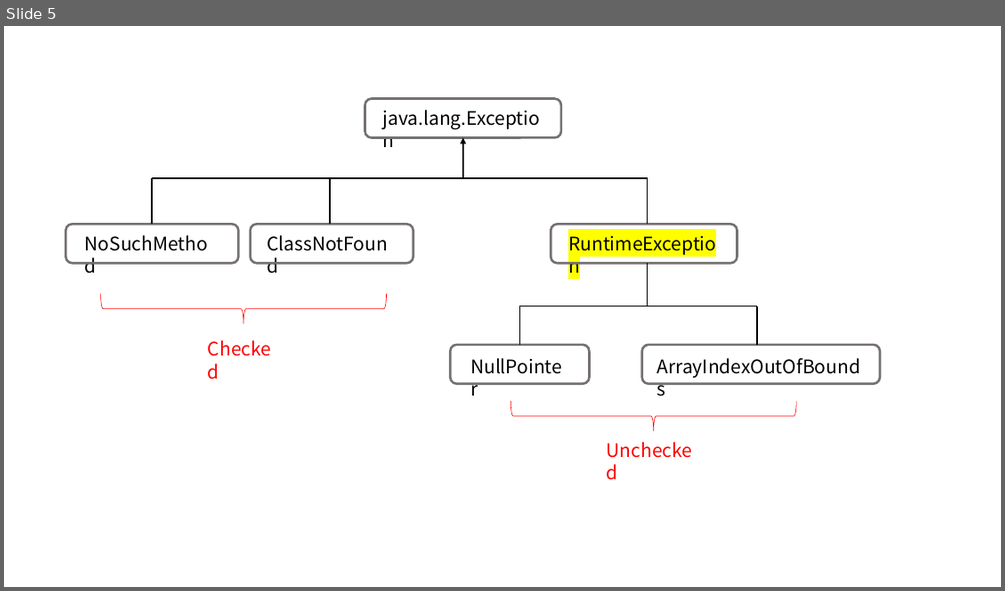
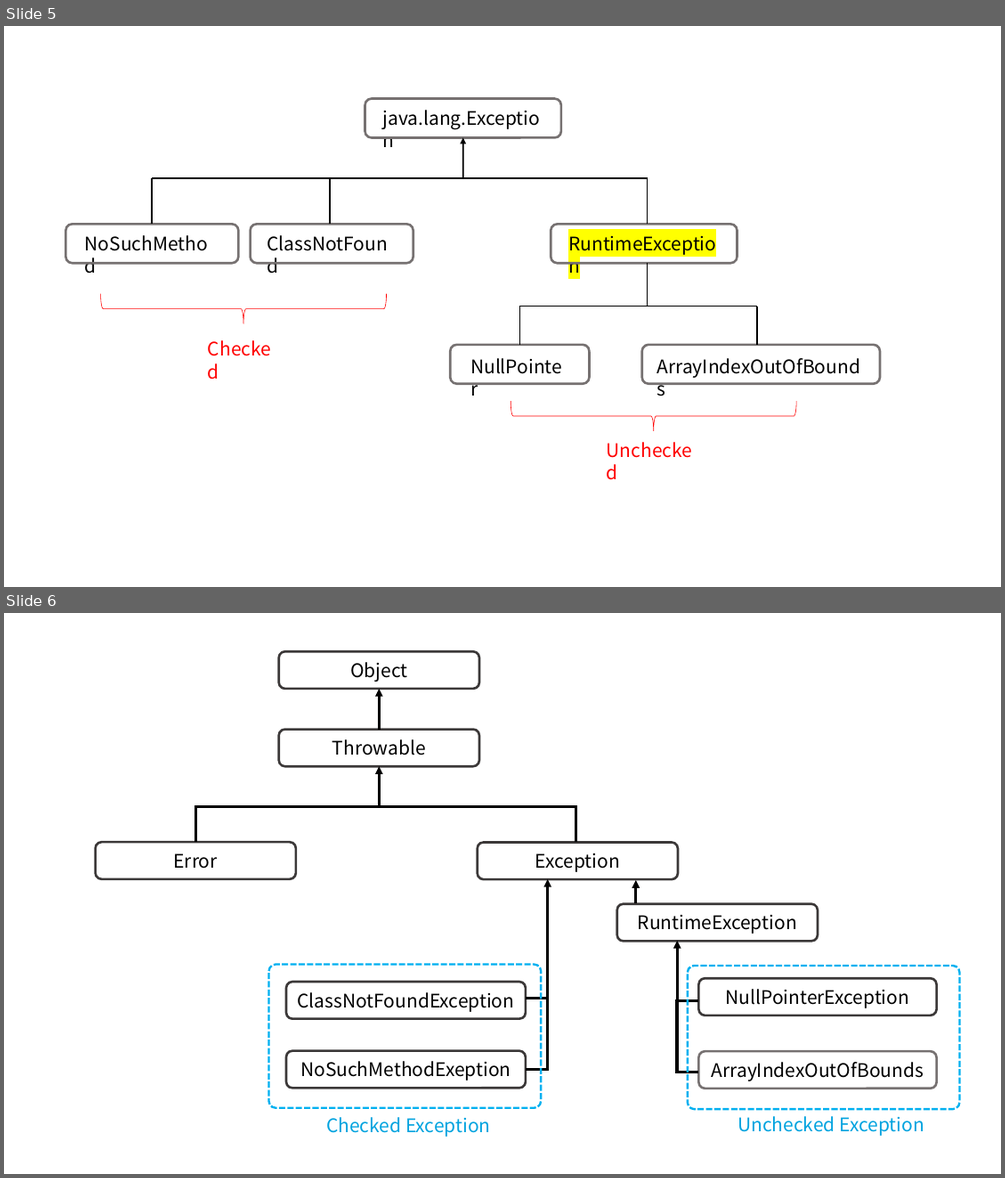
Before and after one commit to brave-people/brave-tech-interview, a slide deck: _raw/language.pptx. Shown one above the other, each under a label of ours: slide 5 before the commit, slides 5 and 6 after it. The pictures are 1005x591 and 1005x1178 pixels, drawn with LibreOffice and Linux fonts; fonts in the diff are those of the drawing. Boxes give left, top, right and bottom in pixels: in the first picture for what was removed or moved away, otherwise in the second. Text is boxed around its words. In the diff, an @@ line names an element or a change of style, - is before the commit and + after.

Commit message:
Fix conflict

```diff
--- a/_raw/language.pptx
+++ b/_raw/language.pptx
@@ slide 6 added at bbox=[4, 613, 1001, 1174], background #FFFFFF @@
@@ rounded rectangle added at bbox=[279, 652, 479, 690], outline #3B3838 2.25 pt, 18 pt, text #000000 @@
+Object
@@ arrow added from (380, 729) to (380, 689), #000000 2.5 pt @@
@@ rounded rectangle added at bbox=[279, 729, 479, 766], outline #3B3838 2.25 pt, 18 pt, text #000000 @@
+Throwable
@@ arrow added from (380, 807) to (380, 766), #000000 2.5 pt @@
@@ left bracket added at bbox=[195, 807, 576, 842], outline #000000 2.5 pt @@
@@ rounded rectangle added at bbox=[96, 842, 296, 879], outline #3B3838 2.25 pt, 18 pt, text #000000 @@
+Error
@@ rounded rectangle added at bbox=[477, 843, 678, 880], outline #3B3838 2.25 pt, 18 pt, text #000000 @@
+Exception
@@ arrow added from (548, 1070) to (548, 879), #000000 2.5 pt @@
@@ rounded rectangle added at bbox=[617, 904, 817, 941], outline #3B3838 2.25 pt, 18 pt, text #000000 @@
+RuntimeException
@@ arrow added from (636, 903) to (636, 880), #000000 2.5 pt @@
@@ arrow added from (677, 1073) to (677, 941), #000000 2.5 pt @@
@@ rounded rectangle added at bbox=[268, 965, 541, 1108], outline #00B0F0 2 pt dashed @@
@@ rounded rectangle added at bbox=[286, 981, 526, 1019], outline #3B3838 2.25 pt, 18 pt, text #000000 @@
+ClassNotFoundException
@@ rounded rectangle added at bbox=[688, 965, 960, 1109], outline #00B0F0 2 pt dashed @@
@@ rounded rectangle added at bbox=[699, 978, 937, 1015], outline #3B3838 2.25 pt, 18 pt, text #000000 @@
+NullPointerException
@@ left bracket added at bbox=[526, 998, 548, 1070], outline #000000 2.5 pt @@
@@ left bracket added at bbox=[677, 1000, 699, 1071], outline #000000 2.5 pt @@
@@ rounded rectangle added at bbox=[286, 1051, 526, 1088], outline #3B3838 2.25 pt, 18 pt, text #000000 @@
+NoSuchMethodExeption
@@ rounded rectangle added at bbox=[699, 1051, 937, 1088], outline #767171 2.25 pt, 18 pt, text #000000 @@
+ArrayIndexOutOfBounds
@@ text added at bbox=[326, 1117, 490, 1136], 18 pt, text #00A3DF @@
+Checked Exception
@@ text added at bbox=[737, 1116, 923, 1135], 18 pt, text #00A3DF @@
+Unchecked Exception
```
